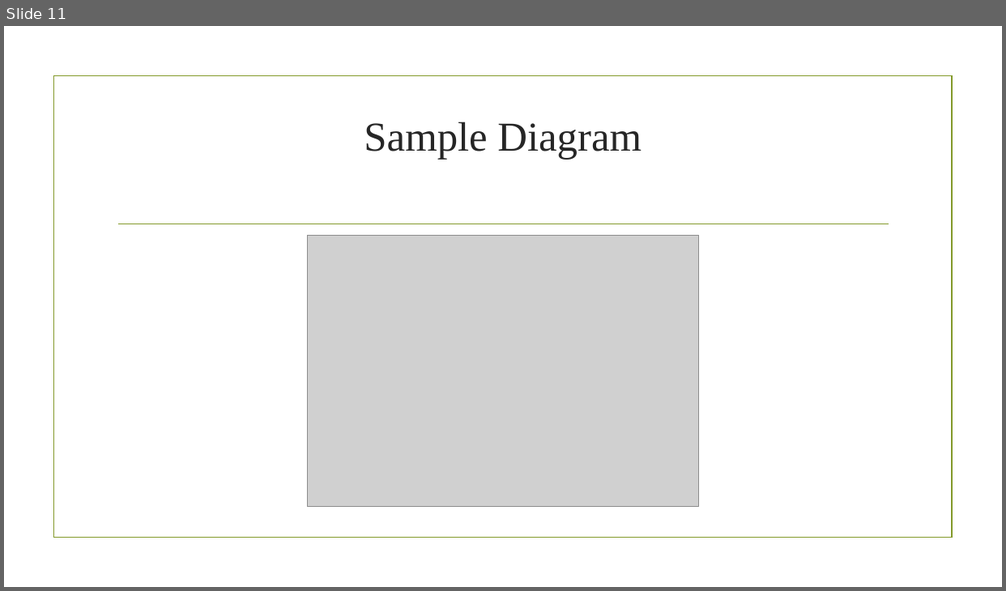
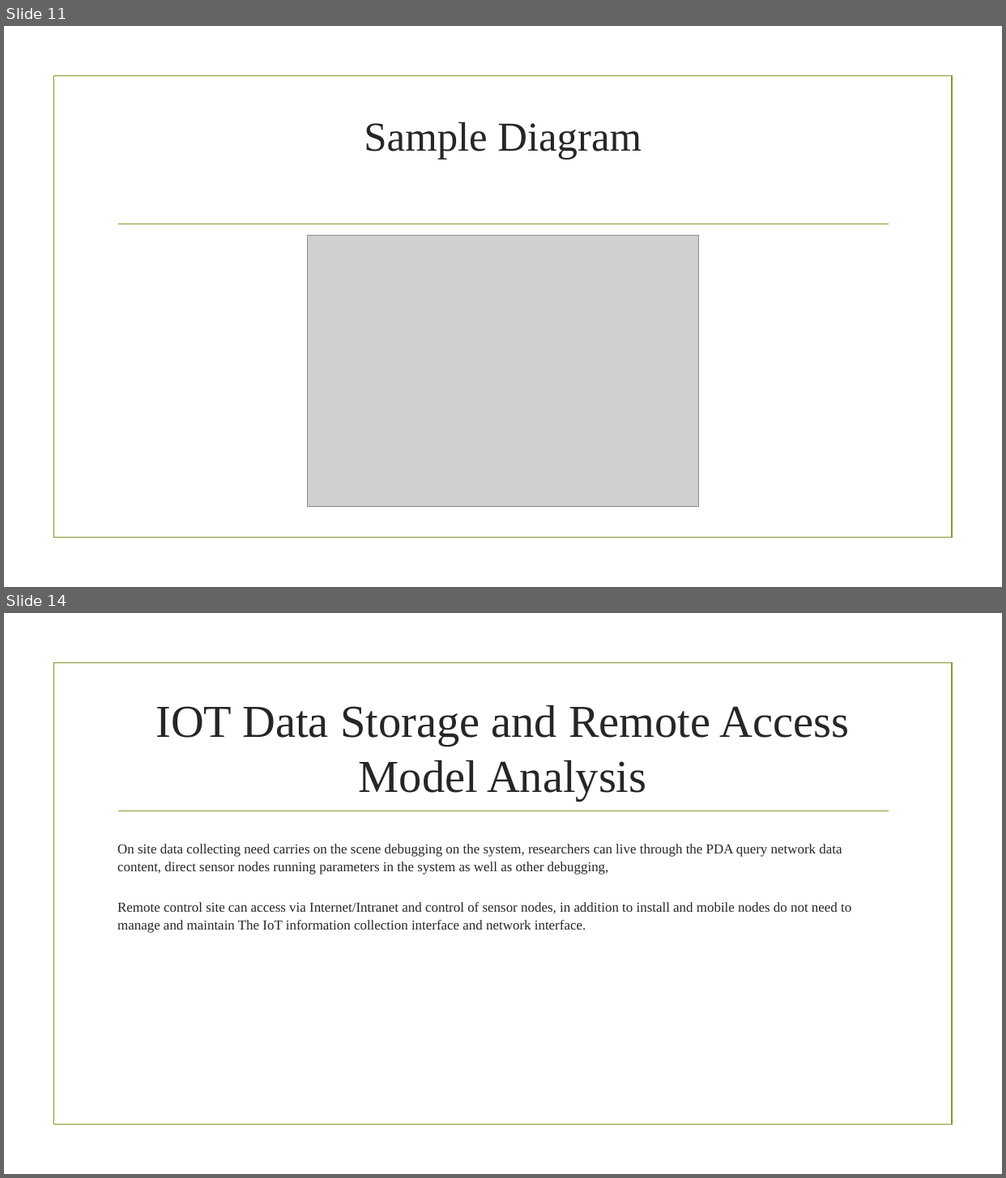
Before and after one commit to aminabyaneh/smart-greenhouse, a slide deck: docs/slides/Smart_Greenhouse_NO1.pptx. Shown one above the other, each under a label of ours: slide 11 before the commit, slides 11 and 14 after it; the slides between them are not shown. The pictures are 1006x591 and 1006x1178 pixels, drawn with LibreOffice and Linux fonts; fonts in the diff are those of the drawing; grey boxes stand for pictures; background and template pictures are left out. Boxes give left, top, right and bottom in pixels: in the first picture for what was removed or moved away, otherwise in the second. Text is boxed around its words. In the diff, an @@ line names an element or a change of style, - is before the commit and + after.

```diff
--- a/docs/slides/Smart_Greenhouse_NO1.pptx
+++ b/docs/slides/Smart_Greenhouse_NO1.pptx
@@ slide 14 added at box(4, 613, 1002, 1174), background picture (left out); not listed: 2 template elements that a slide beside it also shows @@
@@ title added at box(155, 705, 850, 801), 44 pt, text #262626 @@
+IOT Data Storage and Remote Access Model Analysis
@@ text added at box(117, 844, 851, 933), 13.2 pt, text #262626 @@
+On site data collecting need carries on the scene debugging on the system, researchers can live through the PDA query network data content, direct sensor nodes running parameters in the system as well as other debugging,
+Remote control site can access via Internet/Intranet and control of sensor nodes, in addition to install and mobile nodes do not need to manage and maintain The IoT information collection interface and network interface.
```
Also in this commit, not shown: 10 slides changed, 7 other slides added.
